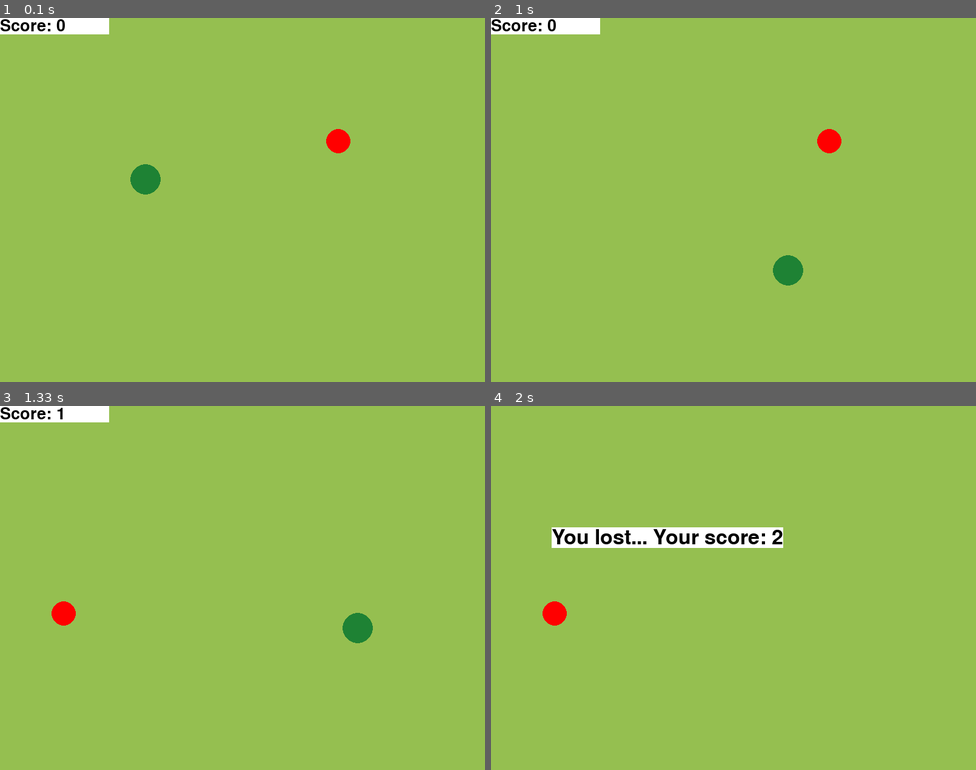
Above: before the commit, frames 1-4 (two rows, left to right).
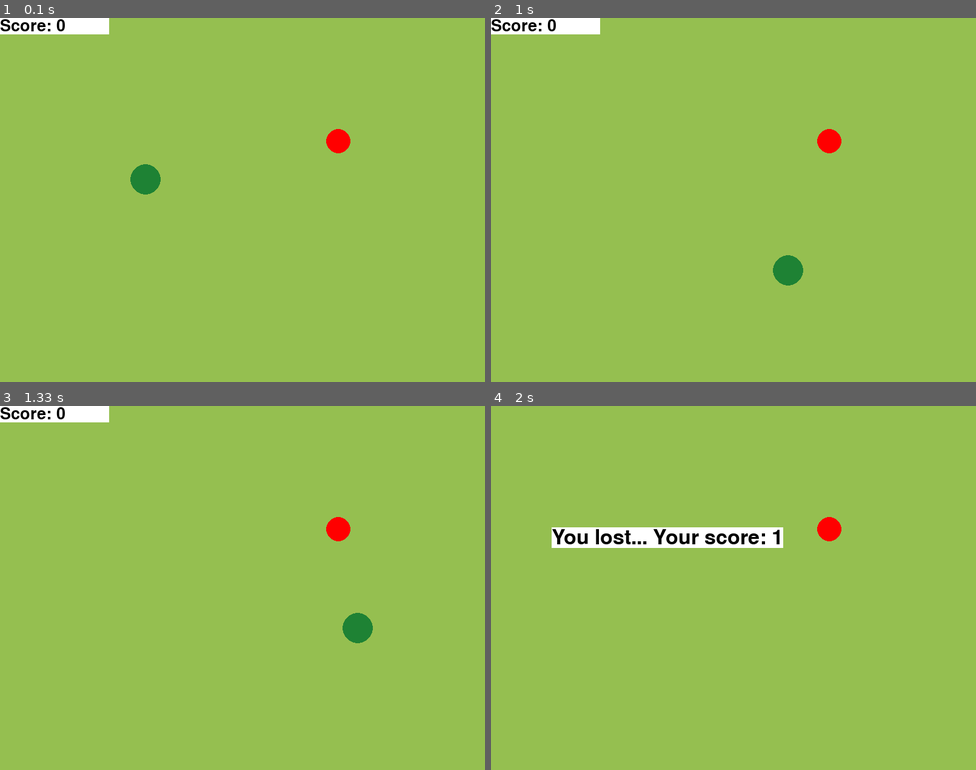
Above: after the commit, the same moments.

Repository: OskarProgrammer/SnakePygame
Game: pygame game, started from snake.py
Same seed, same stepped clock (60 frames per second), same inputs: the game is played once before the commit and once after it.
Inputs:
- Up to frame 1 (0.1 s): no input
- Up to frame 2 (1 s): tap S at 0.33 s; hold Right from 0.67 s (still down)
- Up to frame 3 (1.33 s): release Right at 1.13 s; hold Up from 1.17 s (still down)
- Up to frame 4 (2 s): release Up at 1.47 s; hold Right 1.5-1.97 s

Frames 1-2 are identical in both runs. In frame 3, 0.6% of the frame differs, in the area x 10-73%, y 0-61%; in frame 4, 0.6%, in the area x 10-73%, y 30-61%.

Commit message:
Testing apple collision

Diff:
--- a/snake.py
+++ b/snake.py
@@ -89,17 +89,23 @@
 
 
     def check_point(self):
+        I = 0
+
         for x in range(0,10):
             if self.__position_point.x+x == self.__position_play.x:
-                self.__score += self.__add
-                self.__GAINED = True
-                return
+                I+=1
+                break
 
         for x in range(0,10):
             if self.__position_point.y+x == self.__position_play.y:
-                self.__score += self.__add
-                self.__GAINED = True
-                return
+                I += 1
+                break
+
+        if I == 2:
+            self.__score += self.__add
+            self.__GAINED = True
+        else:
+            self.__GAINED = False
 
 
     def score_tab(self):
